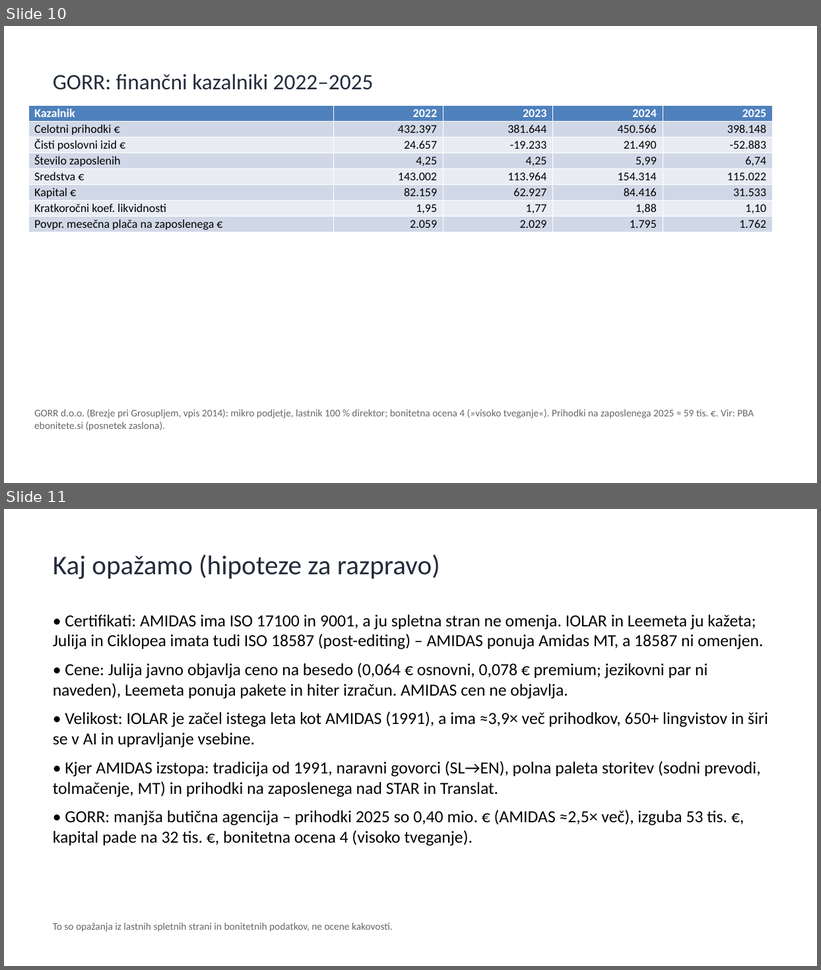
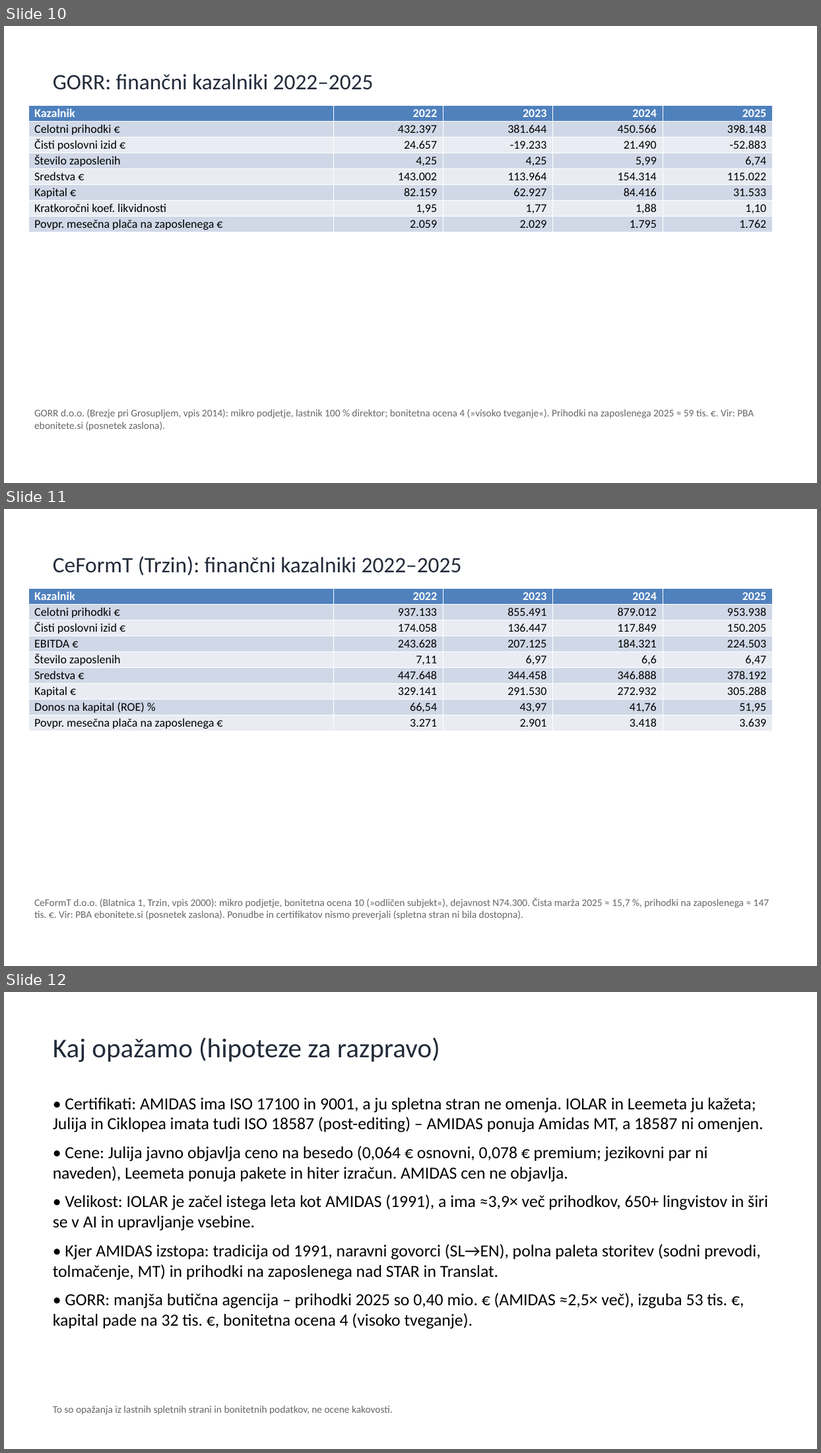
Before and after one commit to matjazambroz/github, a slide deck: analiza/analiza_konkurence_SI.pptx. Shown one above the other, each under a label of ours: slides 10 and 11 before the commit, slides 10, 11 and 12 after it. The pictures are 821x970 and 821x1453 pixels, drawn with LibreOffice and Linux fonts; fonts in the diff are those of the drawing. Boxes give left, top, right and bottom in pixels: in the first picture for what was removed or moved away, otherwise in the second. Text is boxed around its words. In the diff, an @@ line names an element or a change of style, - is before the commit and + after.

```diff
--- a/analiza/analiza_konkurence_SI.pptx
+++ b/analiza/analiza_konkurence_SI.pptx
@@ slide 11 added at (4, 509, 817, 966), background #FFFFFF @@
@@ title added at (53, 557, 462, 576), 26 pt, text #222B3A @@
+CeFormT (Trzin): finančni kazalniki 2022–2025
@@ table added at (28, 588, 773, 731), 9 rows, 5 columns @@
+Kazalnik | 2022 | 2023 | 2024 | 2025
+Celotni prihodki € | 937.133 | 855.491 | 879.012 | 953.938
+Čisti poslovni izid € | 174.058 | 136.447 | 117.849 | 150.205
+EBITDA € | 243.628 | 207.125 | 184.321 | 224.503
+Število zaposlenih | 7,11 | 6,97 | 6,6 | 6,47
+Sredstva € | 447.648 | 344.458 | 346.888 | 378.192
+Kapital € | 329.141 | 291.530 | 272.932 | 305.288
+Donos na kapital (ROE) % | 66,54 | 43,97 | 41,76 | 51,95
+Povpr. mesečna plača na zaposlenega € | 3.271 | 2.901 | 3.418 | 3.639
@@ text added at (34, 898, 769, 920), 12 pt, text #666666 @@
+CeFormT d.o.o. (Blatnica 1, Trzin, vpis 2000): mikro podjetje, bonitetna ocena 10 (»odličen subjekt«), dejavnost N74.300. Čista marža 2025 ≈ 15,7 %, prihodki na zaposlenega ≈ 147 tis. €. Vir: PBA ebonitete.si (posnetek zaslona). Ponudbe in certifikatov nismo preverjali (spletna stran ni bila dostopna).
@@ what was slide 11 is now slide 12 @@
```
Also in this commit, not shown: 3 slides changed, 1 other file.
